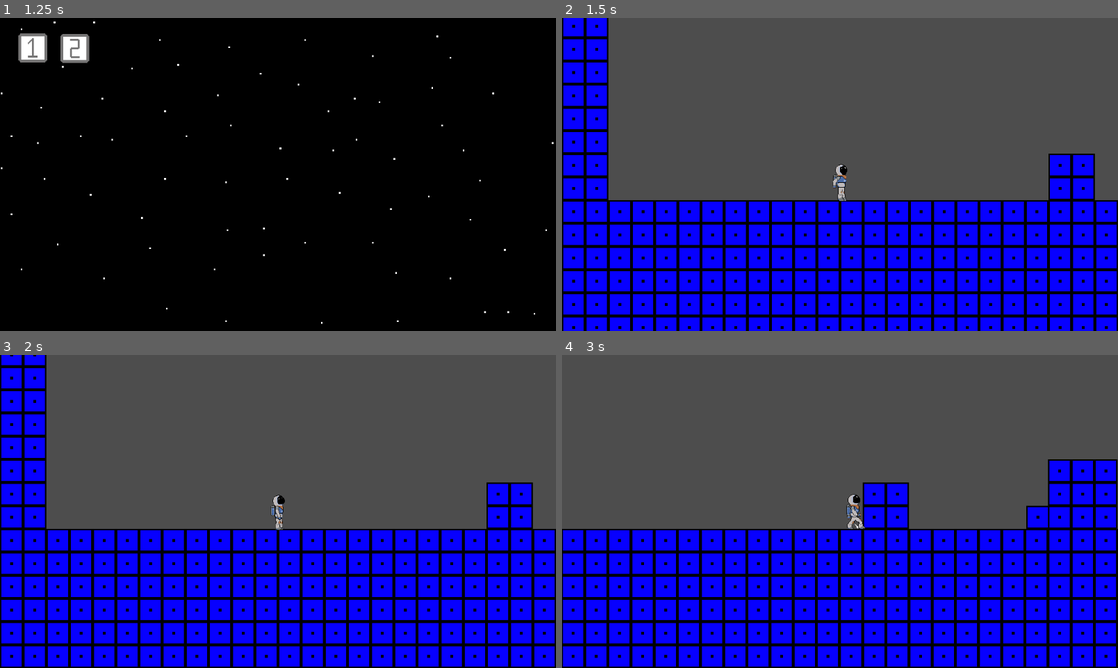
Above: before the commit, frames 1-4 (two rows, left to right).
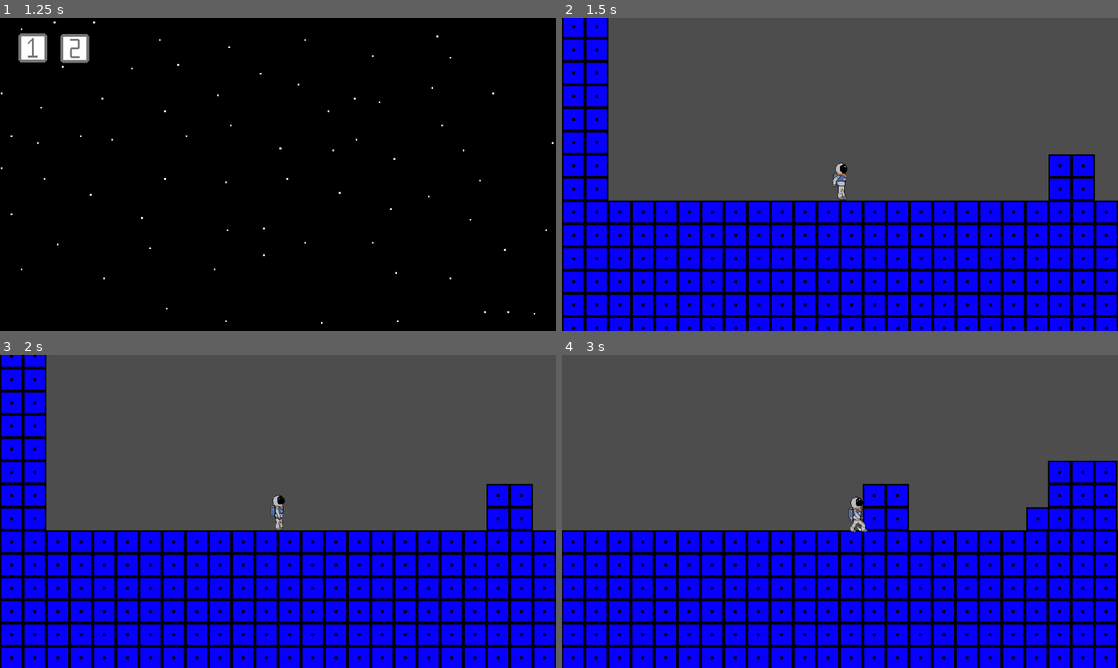
Above: after the commit, the same moments.

Repository: Tejas-Panchal/project_01
Game: Godot game, scene res://scenes/main.tscn
Same seed, same stepped clock (60 frames per second), same inputs: the game is played once before the commit and once after it.
Inputs (mouse positions are in pixels of both pictures, inside the frame that each line leads up to):
- Up to frame 1 (1.25 s): click "Play" at 0.5 s
- Up to frame 2 (1.5 s): click (595, 49) at 1.25 s
- Up to frame 3 (2 s): no input
- Up to frame 4 (3 s): tap Enter at 2 s; hold D (right) from 2.03 s (still down); tap Shift (dash) at 2.1, 2.85 s; tap Space (jump) at 2.27 s

Frame 1 is identical in both runs. In frame 2, 4.1% of the frame differs, in the area x 0-100%, y 2-100%; in frame 3, 8.7%; in frame 4, 8.7%, in the area x 0-100%, y 33-100%.

Commit message:
char_run_complete

Diff:
--- a/scenes/player.tscn
+++ b/scenes/player.tscn
@@ -27,37 +27,37 @@
 atlas = ExtResource("3_sny5o")
 region = Rect2(101, 0, 33, 86)
 
-[sub_resource type="AtlasTexture" id="AtlasTexture_kcicq"]
+[sub_resource type="AtlasTexture" id="AtlasTexture_mte75"]
 atlas = ExtResource("6_rj6fx")
-region = Rect2(0, 13, 32, 83)
+region = Rect2(0, 0, 64, 96)
 
-[sub_resource type="AtlasTexture" id="AtlasTexture_km5ie"]
+[sub_resource type="AtlasTexture" id="AtlasTexture_4qty6"]
 atlas = ExtResource("6_rj6fx")
-region = Rect2(42, 13, 44, 83)
+region = Rect2(64, 0, 64, 96)
 
-[sub_resource type="AtlasTexture" id="AtlasTexture_boanr"]
+[sub_resource type="AtlasTexture" id="AtlasTexture_hp8dp"]
 atlas = ExtResource("6_rj6fx")
-region = Rect2(94, 13, 54, 83)
+region = Rect2(128, 0, 64, 96)
 
-[sub_resource type="AtlasTexture" id="AtlasTexture_neo1p"]
+[sub_resource type="AtlasTexture" id="AtlasTexture_554vn"]
 atlas = ExtResource("6_rj6fx")
-region = Rect2(158, 13, 44, 83)
+region = Rect2(192, 0, 64, 96)
 
-[sub_resource type="AtlasTexture" id="AtlasTexture_4w7tm"]
+[sub_resource type="AtlasTexture" id="AtlasTexture_0go80"]
 atlas = ExtResource("6_rj6fx")
-region = Rect2(212, 13, 32, 83)
+region = Rect2(0, 96, 64, 96)
 
-[sub_resource type="AtlasTexture" id="AtlasTexture_xelho"]
+[sub_resource type="AtlasTexture" id="AtlasTexture_4ntqp"]
 atlas = ExtResource("6_rj6fx")
-region = Rect2(254, 13, 44, 83)
+region = Rect2(64, 96, 64, 96)
 
-[sub_resource type="AtlasTexture" id="AtlasTexture_o68o6"]
+[sub_resource type="AtlasTexture" id="AtlasTexture_y8bkr"]
 atlas = ExtResource("6_rj6fx")
-region = Rect2(9, 109, 53, 83)
+region = Rect2(128, 96, 64, 96)
 
-[sub_resource type="AtlasTexture" id="AtlasTexture_5nikr"]
+[sub_resource type="AtlasTexture" id="AtlasTexture_a8xk0"]
 atlas = ExtResource("6_rj6fx")
-region = Rect2(72, 109, 44, 83)
+region = Rect2(192, 96, 64, 96)
 
 [sub_resource type="SpriteFrames" id="SpriteFrames_51xth"]
 animations = [{
@@ -99,28 +99,28 @@
 }, {
 "frames": [{
 "duration": 1.0,
-"texture": SubResource("AtlasTexture_kcicq")
+"texture": SubResource("AtlasTexture_mte75")
 }, {
 "duration": 1.0,
-"texture": SubResource("AtlasTexture_km5ie")
+"texture": SubResource("AtlasTexture_4qty6")
 }, {
 "duration": 1.0,
-"texture": SubResource("AtlasTexture_boanr")
+"texture": SubResource("AtlasTexture_hp8dp")
 }, {
 "duration": 1.0,
-"texture": SubResource("AtlasTexture_neo1p")
+"texture": SubResource("AtlasTexture_554vn")
 }, {
 "duration": 1.0,
-"texture": SubResource("AtlasTexture_4w7tm")
+"texture": SubResource("AtlasTexture_0go80")
 }, {
 "duration": 1.0,
-"texture": SubResource("AtlasTexture_xelho")
+"texture": SubResource("AtlasTexture_4ntqp")
 }, {
 "duration": 1.0,
-"texture": SubResource("AtlasTexture_o68o6")
+"texture": SubResource("AtlasTexture_y8bkr")
 }, {
 "duration": 1.0,
-"texture": SubResource("AtlasTexture_5nikr")
+"texture": SubResource("AtlasTexture_a8xk0")
 }],
 "loop": true,
 "name": &"run",
@@ -146,7 +146,7 @@
 
 [sub_resource type="CapsuleShape2D" id="CapsuleShape2D_tsgwg"]
 radius = 13.3333
-height = 80.0
+height = 86.6667
 
 [node name="Player" type="CharacterBody2D"]
 script = ExtResource("2_w5tft")
@@ -154,10 +154,8 @@
 [node name="Body" type="AnimatedSprite2D" parent="."]
 scale = Vector2(0.3, 0.3)
 sprite_frames = SubResource("SpriteFrames_51xth")
-animation = &"run"
+animation = &"shift"
 autoplay = "idle"
-frame = 1
-frame_progress = 0.728653
 
 [node name="CollisionShape2D" type="CollisionShape2D" parent="."]
 scale = Vector2(0.3, 0.3)
Binary file changed: assets/char_run.png
Not shown, changed: assets/char_run.png.import
Binary file removed: assets/game2_loby.png
Not shown, removed: assets/game2_loby.png.import
Binary file removed: assets/idle/char_idle___1.png
Not shown, removed: assets/idle/char_idle___1.png.import
Binary file removed: assets/idle/char_idle___2.png
Not shown, removed: assets/idle/char_idle___2.png.import
Binary file removed: assets/idle/char_idle___3.png
Not shown, removed: assets/idle/char_idle___3.png.import
Binary file removed: assets/idle/char_idle___4.png
Not shown, removed: assets/idle/char_idle___4.png.import
(and 19 more such lines)
